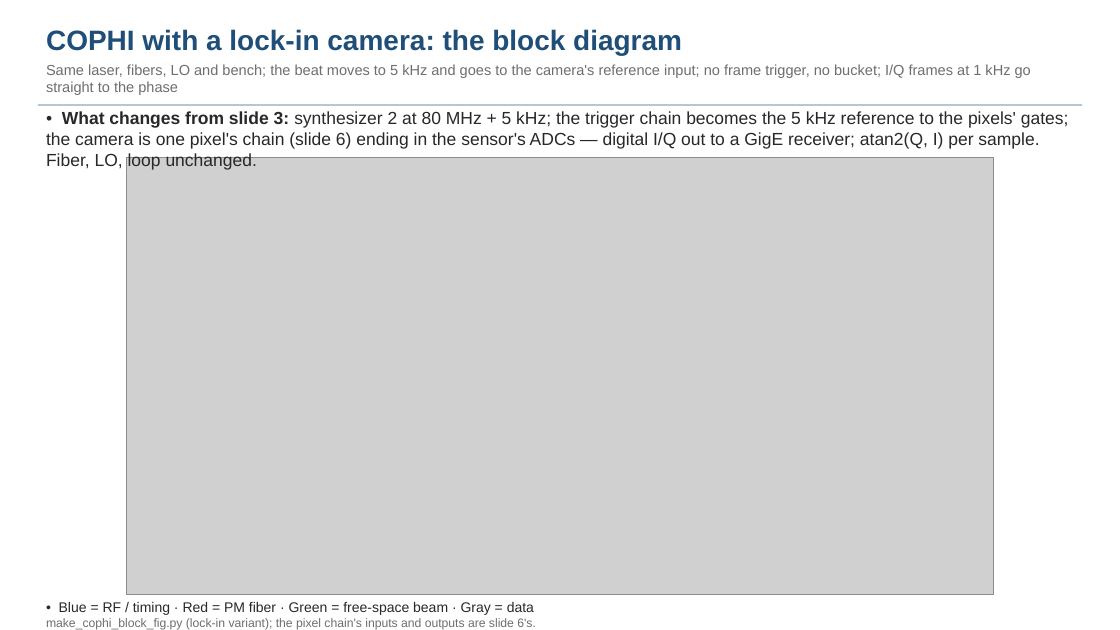
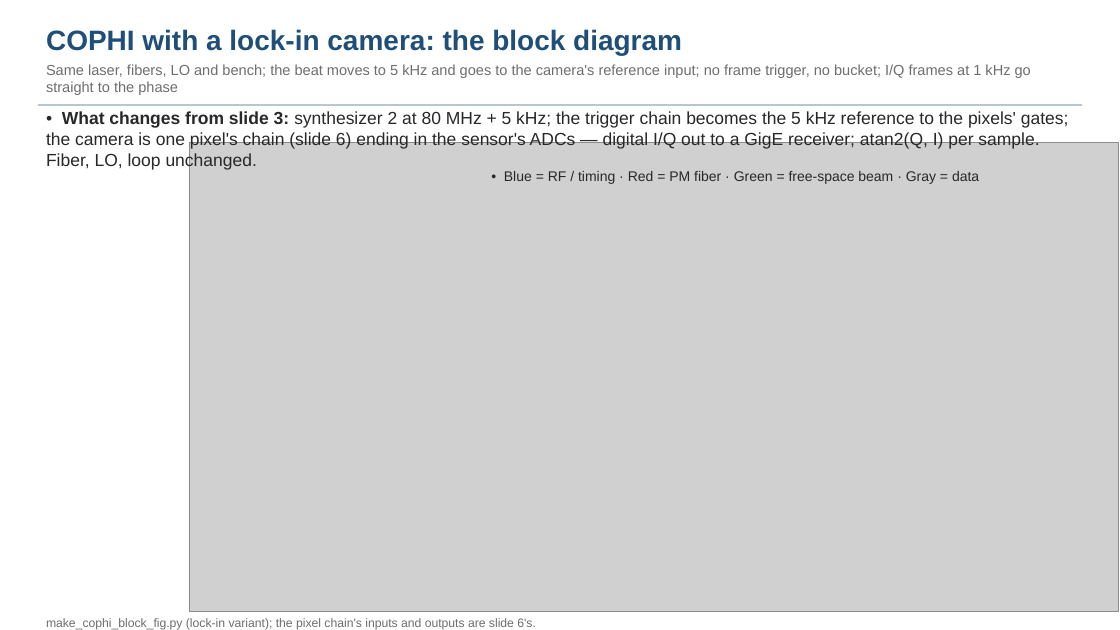
Before and after one commit to nasa-jpl/macos, a slide deck: slide 7 of demo_session/deck_cophi.pptx. Drawn at 1120x630 pixels with LibreOffice and Linux fonts; fonts in the diff are those of the drawing; grey boxes stand for pictures. Boxes give left, top, right and bottom in pixels: in the first picture for what was removed or moved away, otherwise in the second. Text is boxed around its words. In the diff, an @@ line names an element or a change of style, - is before the commit and + after.

```diff
--- a/demo_session/deck_cophi.pptx
+++ b/demo_session/deck_cophi.pptx
@@ picture: place and size @@
-picture at <box>127,158,994,595</box>
+picture at <box>189,143,1119,612</box>
@@ text "• Blue = RF / ...": place and size @@
-text "• Blue = RF / ..." at <box>59,602,534,615</box>
+text "• Blue = RF / ..." at <box>504,171,979,184</box>
```
Also in this commit, not shown: 10 other slides changed, 6 other files.
